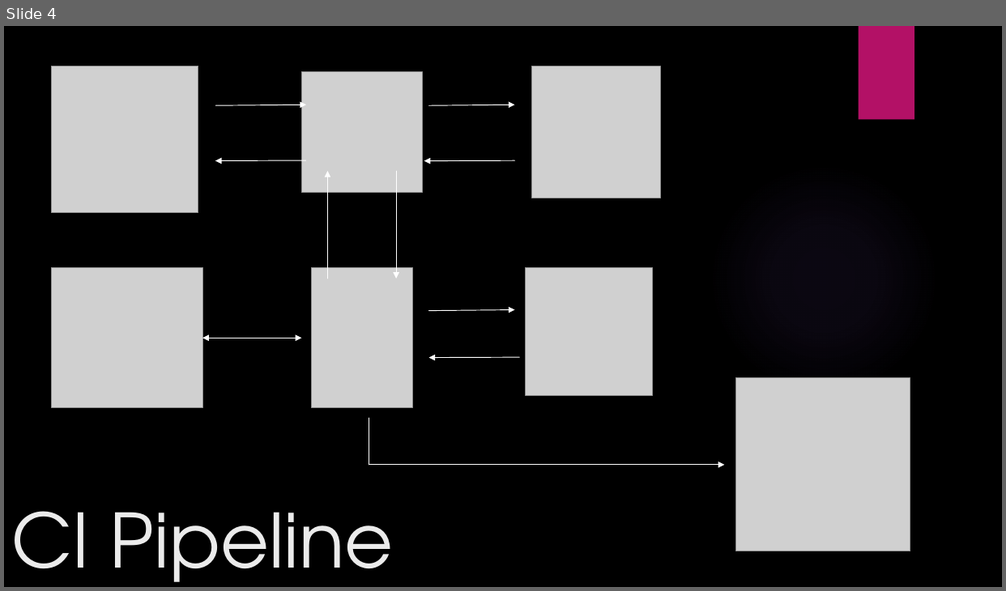
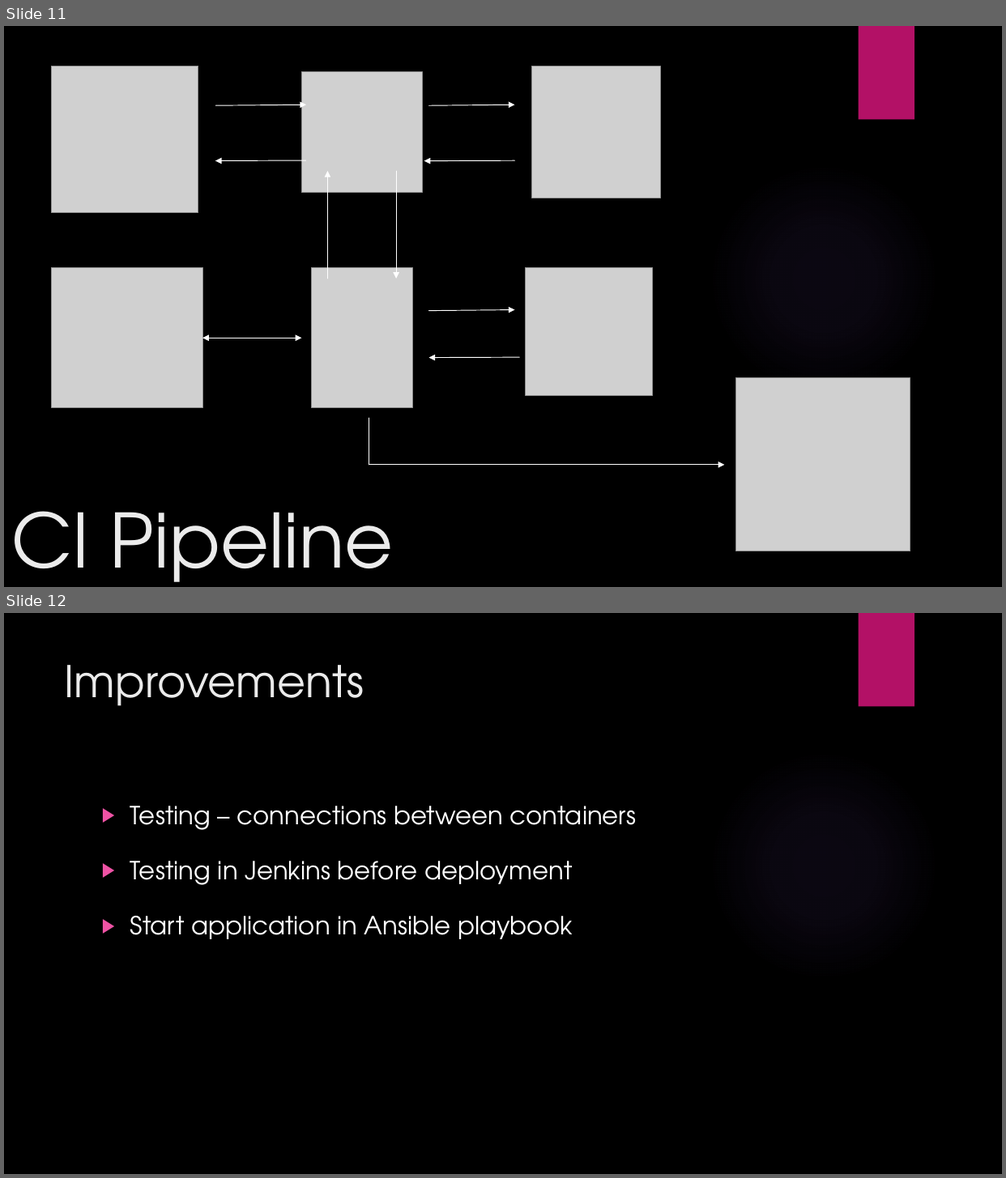
Before and after one commit to TheBartThe/assassinsGuild, a slide deck: Documentation/assassinsGuildPresentation.pptx. Shown one above the other, each under a label of ours: slide 4 before the commit, slides 11 and 12 after it. The pictures are 1006x591 and 1006x1178 pixels, drawn with LibreOffice and Linux fonts; fonts in the diff are those of the drawing; grey boxes stand for pictures; background and template pictures are left out. Boxes give left, top, right and bottom in pixels: in the first picture for what was removed or moved away, otherwise in the second. Text is boxed around its words. In the diff, an @@ line names an element or a change of style, - is before the commit and + after.

```diff
--- a/Documentation/assassinsGuildPresentation.pptx
+++ b/Documentation/assassinsGuildPresentation.pptx
@@ slide 12 added at [4,613,1002,1174], background picture (left out); not listed: 2 template elements that a slide beside it also shows @@
@@ title added at [65,665,364,706], 42 pt, text #EBEBEB @@
+Improvements
@@ text added at [130,806,636,939], 24 pt, text #FFFFFF @@
+▶ Testing – connections between containers
+▶ Testing in Jenkins before deployment
+▶ Start application in Ansible playbook
@@ what was slide 4 is now slide 11 @@
```
Also in this commit, not shown: 2 slides changed, 8 other slides added.
